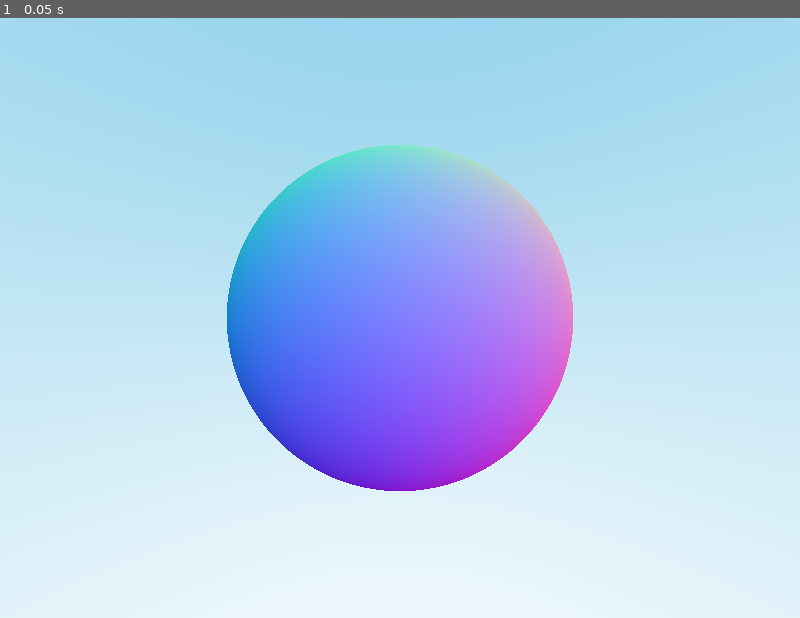
Above: before the commit, frame 1.
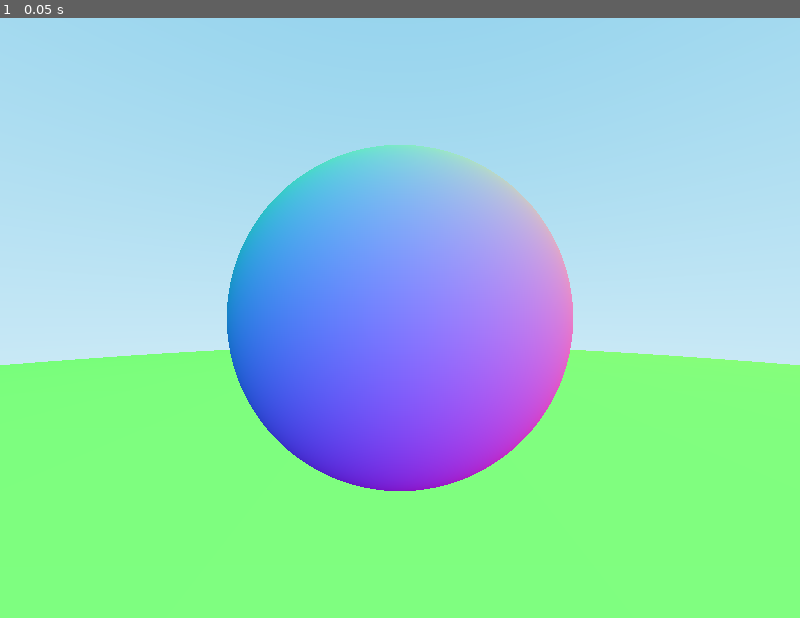
Above: after the commit, the same moment.

Repository: Felix2398/godot-ray-tracer
Game: Godot game, scene res://Scenes/main.tscn
Two runs of this game, one before a commit and one after it. Both use one fixed random seed, a clock stepped at 60 frames per second and the inputs below. The project has no main scene, so this scene is started directly.
Inputs:
- Up to frame 1 (0.05 s): no input

The runs differ from the first frame. In frame 1, 36% of the frame differs, in the area x 0-100%, y 55-100%.

Commit message:
add chapter 6.7

Diff:
--- a/Scripts/hit_record.gd
+++ b/Scripts/hit_record.gd
@@ -10,6 +10,12 @@
 	# its assumed that outward_normal has unit length
 	front_face = ray.direction.dot(outward_normal) < 0
 	if front_face:
-		self.normal = outward_normal
+		normal = outward_normal
 	else:
-		self.normal = outward_normal * -1
+		normal = outward_normal * -1
+
+func copy_from(other: HitRecord):
+	self.p = other.p
+	self.normal = other.normal
+	self.t = other.t
+	self.front_face = other.front_face
--- a/Scripts/hittable.gd
+++ b/Scripts/hittable.gd
@@ -1,6 +1,5 @@
 class_name Hittable
 extends RefCounted
 
-func hit(ray: Ray, ray_tmin: float, ray_tmax: float, rec: HitRecord) -> bool:
-	assert(true)
+func hit(_ray: Ray, _ray_tmin: float, _ray_tmax: float, _rec: HitRecord) -> bool:
 	return false
--- a/Scripts/hittable_list.gd
+++ b/Scripts/hittable_list.gd
@@ -1,5 +1,5 @@
 class_name HittableList
-extends RefCounted
+extends Hittable
 
 var objects = []
 
@@ -15,10 +15,10 @@
 	var closest_so_far = ray_tmax
 
 	for object in objects:
-		var hit = object.hit(ray, ray_tmin, closest_so_far, temp_rec)
-		if (hit):
+		var isHit = object.hit(ray, ray_tmin, closest_so_far, temp_rec)
+		if (isHit):
 			hit_anything = true
 			closest_so_far = temp_rec.t
-			rec = temp_rec
+			rec.copy_from(temp_rec)
 
 	return hit_anything
--- a/Scripts/renderer.gd
+++ b/Scripts/renderer.gd
@@ -5,10 +5,18 @@
 
 # Called when the node enters the scene tree for the first time.
 func _ready():
-	# tests
-	var sphere = Sphere.new(Vector3(1, 1, 1), 5)
-	sphere.print()
+	print("start rendering")
+	render()
 
+# Called every frame. 'delta' is the elapsed time since the previous frame.
+func _process(_delta):
+	pass
+
+func render():
+	# world
+	var world = HittableList.new()
+	world.add(Sphere.new(Vector3(0, 0, -1), 0.5))
+	world.add(Sphere.new(Vector3(0, -100.5, -1), 100))
 
 	# camera
 	var viewport_height = 2.0
@@ -42,19 +50,17 @@
 			ray.origin = camera_center
 			ray.direction = ray_direction
 
-			image.set_pixel(x, y, ray_color(ray))
-	image.save_png("render.png")
+			var color = ray_color(ray, world)
+			image.set_pixel(x, y, color)
+
+	# image.save_png("render.png")
 	texture = ImageTexture.create_from_image(image)
 
-# Called every frame. 'delta' is the elapsed time since the previous frame.
-func _process(delta):
-	pass
-
-func ray_color(ray: Ray):
-	var t = hit_sphere(Vector3(0, 0, -1), 0.5, ray)
-	if t > 0:
-		var n = (ray.at(t) - Vector3(0,0,-1)).normalized()
-		return 0.5 * Color(n.x + 1, n.y + 1, n.z + 1)
+func ray_color(ray: Ray, world: Hittable):
+	var rec = HitRecord.new()
+	if (world.hit(ray, 0, INF, rec)):
+		var c = rec.normal + Vector3(1, 1, 1)
+		return 0.5 * Color(c.x, c.y, c.z)
 	else:
 		var normalized_direction = ray.direction.normalized()
 		var a = 0.5 * (normalized_direction.y + 1.0)
--- a/Scripts/sphere.gd
+++ b/Scripts/sphere.gd
@@ -4,9 +4,9 @@
 var center: Vector3
 var radius: float
 
-func _init(center: Vector3, radius: float):
-	self.center = center
-	self.radius = radius
+func _init(sphere_center: Vector3, sphere_radius: float):
+	self.center = sphere_center
+	self.radius = sphere_radius
 
 func hit(ray: Ray, ray_tmin: float, ray_tmax: float, rec: HitRecord) -> bool:
 	var oc = center - ray.origin
